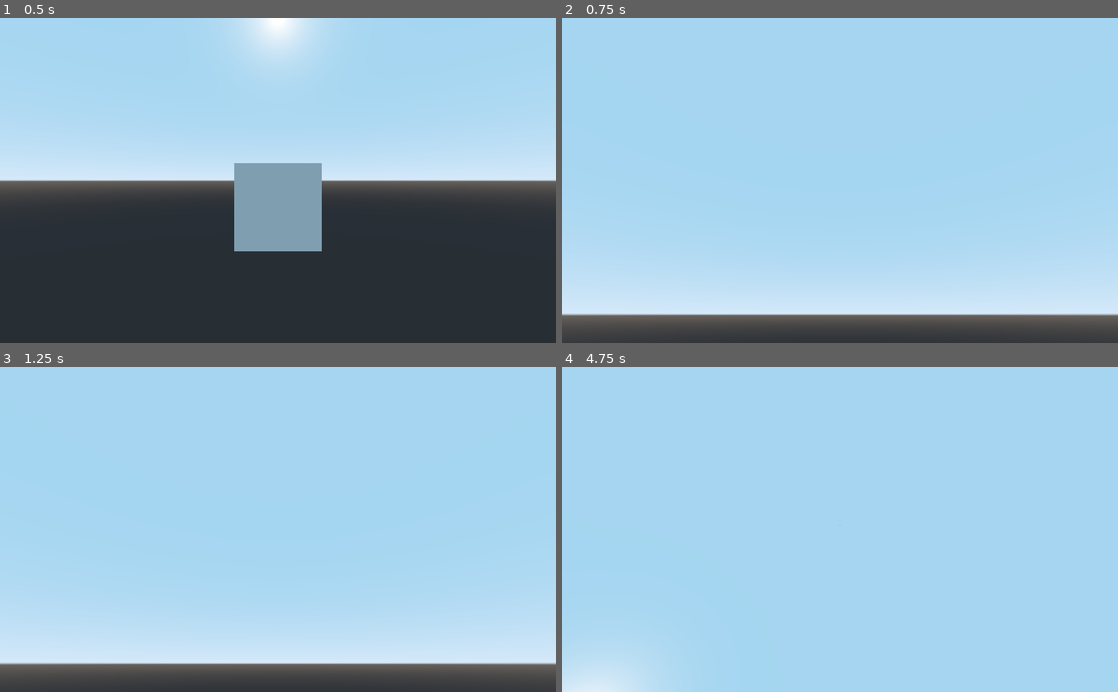
Above: before the commit, frames 1-4 (two rows, left to right).
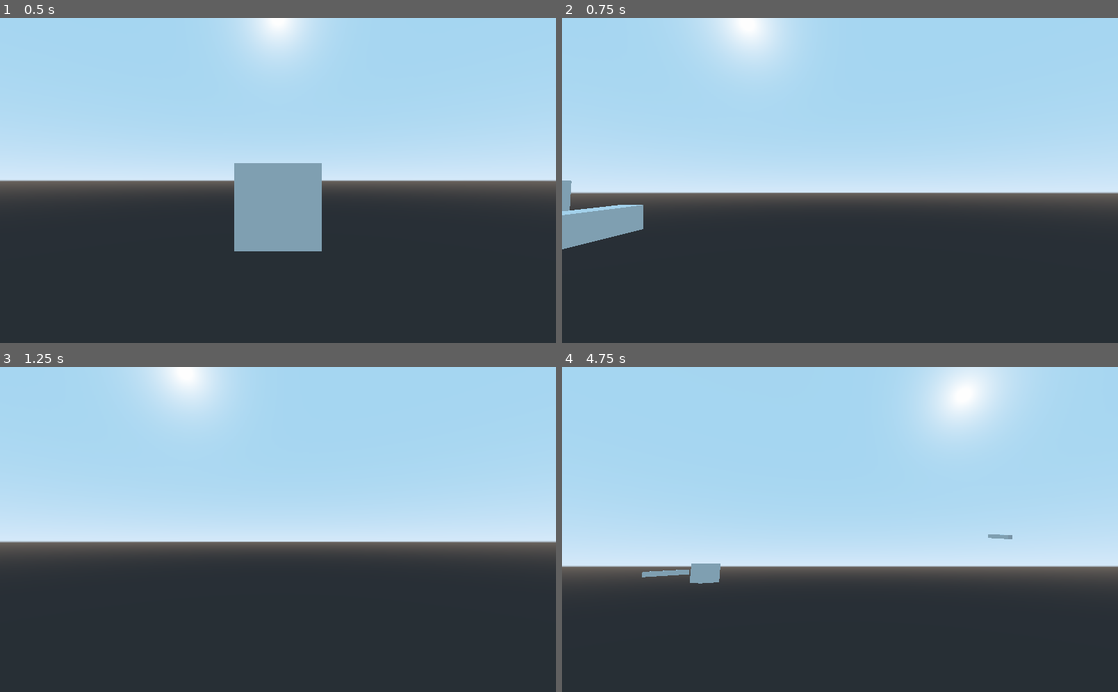
Above: after the commit, the same moments.

Repository: TheFirst1Hunter/super-spear
Game: Godot game, scene res://levels/Spatial.tscn
Same seed, same stepped clock (60 frames per second), same inputs: the game is played once before the commit and once after it. The project has no main scene, so this scene is started directly.
Inputs (mouse positions are in pixels of both pictures, inside the frame that each line leads up to):
- Up to frame 1 (0.5 s): no input
- Up to frame 2 (0.75 s): tap Enter (ui_accept) at 0.5 s; move the mouse to (962, 164) at 0.52 s; hold D (right) from 0.53 s (still down); hold Enter (ui_accept) from 0.53 s (still down); click (962, 164) at 0.6 s
- Up to frame 3 (1.25 s): keep holding D (right); keep holding Enter (ui_accept)
- Up to frame 4 (4.75 s): move the mouse to (728, 545) at 1.27 s; release D (right) at 1.28 s; release Enter (ui_accept) at 1.28 s; hold S (backward) 1.28-2.03 s; tap Enter (ui_accept) at 1.35, 1.52, 1.82, 3.02, 3.32, 3.5, 4.52 s; click (728, 545) at 1.55 s; move the mouse to (895, 458) at 2.02 s; hold D (right) 2.03-2.78 s; hold Enter (ui_accept) 2.03-2.78 s; click (895, 458) at 2.1 s; move the mouse to (812, 594) at 2.77 s; hold W (forward) 2.78-3.53 s; click (812, 594) at 2.85 s; move the mouse to (1006, 578) at 3.52 s; hold Enter (ui_accept) 3.53-4.28 s; hold A (left) from 3.53 s (still down); move the mouse to (673, 480) at 4.27 s; click (673, 480) at 4.35 s

Frame 1 is identical in both runs. In frame 2, 53% of the frame differs, in the area x 0-100%, y 0-98%; in frame 3, 53%; in frame 4, 51%.

Commit message:
Add files via upload

Diff:
--- a/scripts/player.gd
+++ b/scripts/player.gd
@@ -1,8 +1,13 @@
 extends KinematicBody
 
-export var speed:float = 10
-export var max_speed:float = 100
-export var mouse_sensitivity:float = 1
+export var speed:float = 40
+export var max_speed:float = 20
+export var mouse_sensitivity:float = 0.5
+const ACCEL_DEFAULT = 15
+const ACCEL_AIR = 1
+onready var accel = ACCEL_DEFAULT
+var gravity = 11
+var jump = 5
 
 var movement_direction:Vector3
 var spear_path:PackedScene = load("res://entites/spear.tscn")
@@ -11,43 +16,71 @@
 onready var muzzle:Position3D = $head/muzzle
 onready var hand:Position3D = $hand/hand
 onready var ray_cast:RayCast=$head/RayCast
+onready var campivot = $head/Camera
+onready var mesh = $MeshInstance
+
+
+var cam_accel = 40
+var mouse_sense = 0.1
+var snap
+
+var angular_velocity = 30
+
+var direction = Vector3()
+var velocity = Vector3()
+var gravity_vec = Vector3()
+var movement = Vector3()
+
 
 func _ready():
-	pass
+	#hides the cursor
+	Input.set_mouse_mode(Input.MOUSE_MODE_CAPTURED)
 
-func _input(event:InputEvent):
-	if not event is InputEventKey and not event is InputEventMouseMotion:
-		return
+	#mesh no longer inherits rotation of parent, allowing it to rotate freely
+	#mesh.set_as_toplevel(true)
 
+func _input(event):
+	#get mouse input for camera rotation
 	if event is InputEventMouseMotion:
-		rotate_y(deg2rad(-event.relative.x * mouse_sensitivity))
-		head.rotate_x(deg2rad(-event.relative.y * mouse_sensitivity))
+		rotate_y(deg2rad(-event.relative.x * mouse_sense))
+		head.rotate_x(deg2rad(-event.relative.y * mouse_sense))
 		head.rotation.x = clamp(head.rotation.x, deg2rad(-89), deg2rad(89))
 
-
-	if event.is_action_pressed("forward"):
-		movement_direction=-transform.basis.z
-		speed = max(speed+1,max_speed)
-
-	if event.is_action_pressed("backward"):
-		movement_direction=transform.basis.z
-		speed = max(speed+1,max_speed)
-
-	if event.is_action_pressed("right"):
-		movement_direction=transform.basis.x
-		speed = max(speed+1,max_speed)
-
-	if event.is_action_pressed("left"):
-		movement_direction=-transform.basis.x
-		speed = max(speed+1,max_speed)
-
-	if event.is_action_pressed("ui_accept"):
+	if Input.is_action_just_pressed("fire"):
 		shoot()
 
+func _process(delta):
+	pass
+func _physics_process(delta):
+	#get keyboard input
+	direction = Vector3.ZERO
+	var h_rot = global_transform.basis.get_euler().y
+	var f_input = Input.get_action_strength("backward") - Input.get_action_strength("forward")
+	var h_input = Input.get_action_strength("right") - Input.get_action_strength("left")
+	direction = Vector3(h_input, 0, f_input).rotated(Vector3.UP, h_rot).normalized()
 
-func _physics_process(delta:float):
-#	movement_direction.y=-0.5
-	move_and_slide(movement_direction*speed)
+	#jumping and gravity
+#	if is_on_floor():
+#		snap = -get_floor_normal()
+#		accel = ACCEL_DEFAULT
+#		gravity_vec = Vector3.ZERO
+#	else:
+#		snap = Vector3.DOWN
+#		accel = ACCEL_AIR
+#		gravity_vec += Vector3.DOWN * gravity * delta
+#
+#	if Input.is_action_just_pressed("jump") and is_on_floor():
+#		snap = Vector3.ZERO
+#		gravity_vec = Vector3.UP * jump
+
+	#make it move
+	velocity = velocity.linear_interpolate(direction * speed, accel * delta)
+	if Input.is_action_just_pressed("dash"):
+		velocity = velocity.linear_interpolate(direction * speed * 4, accel * delta * 15)
+	movement = velocity + gravity_vec
+
+	move_and_slide(movement, Vector3.UP)
+
 
 
 func shoot():
